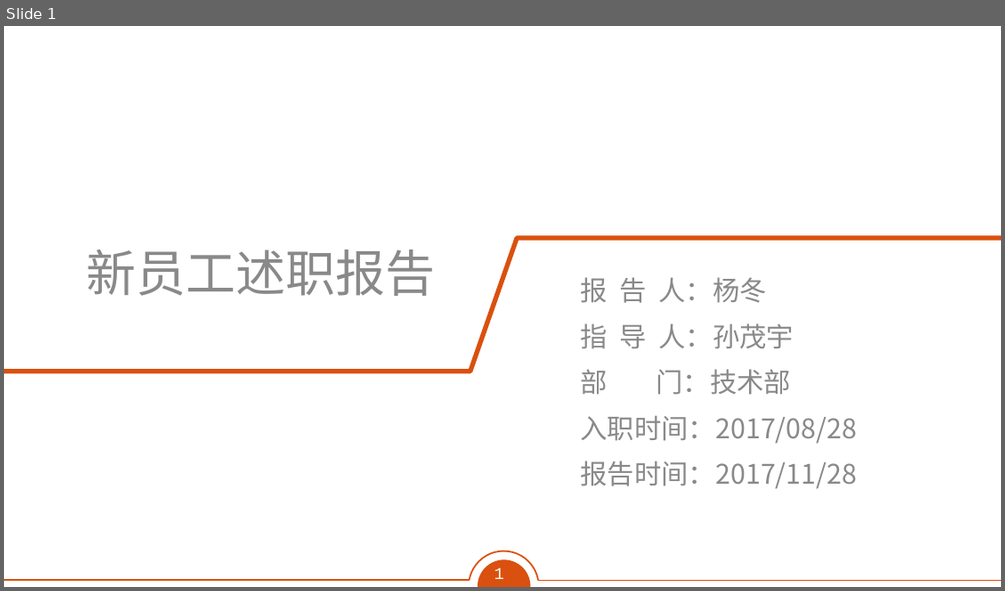
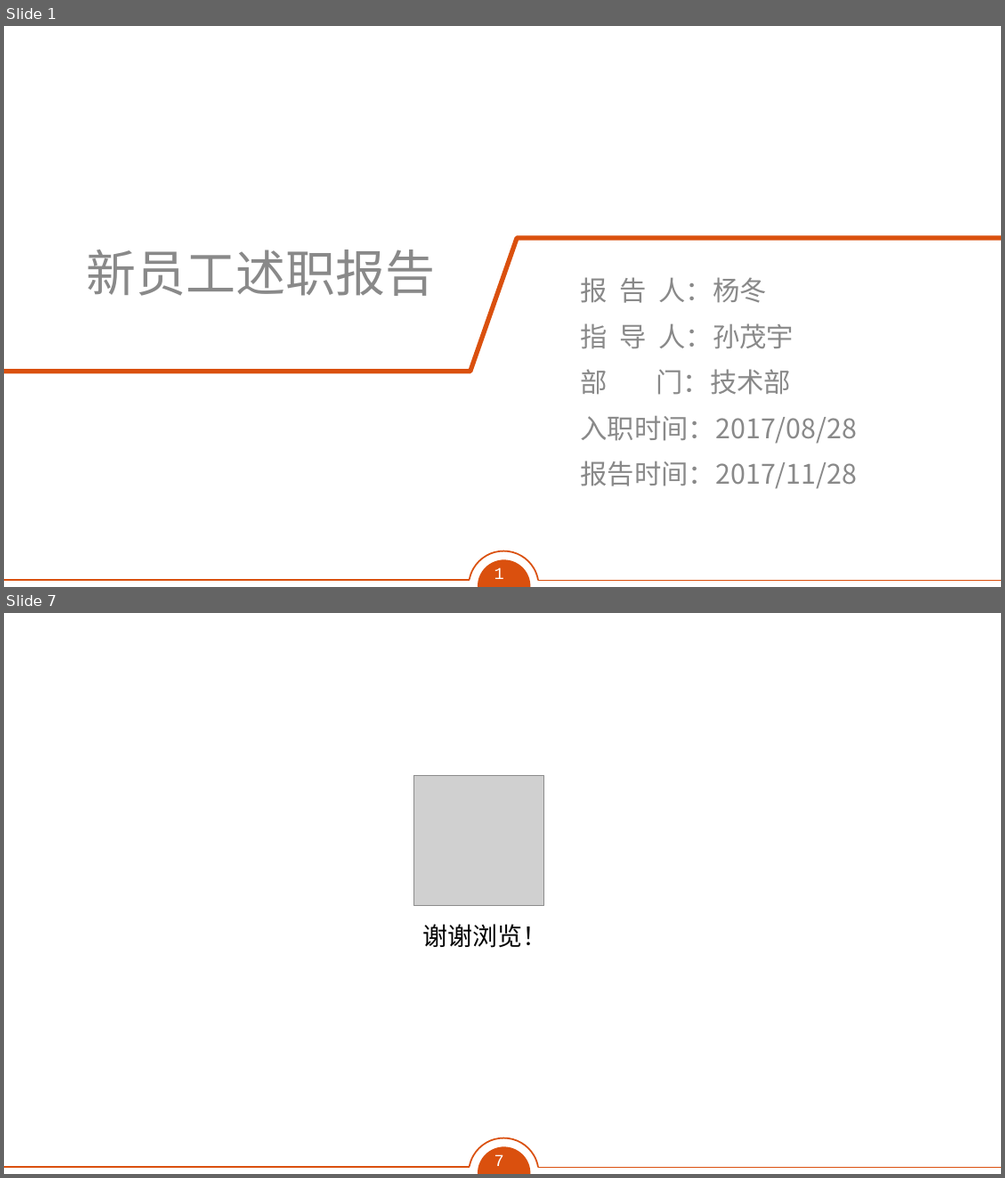
Before and after one commit to Jesse121/Study, a slide deck: 果酱-转正述职模板.pptx. Shown one above the other, each under a label of ours: slide 1 before the commit, slides 1 and 7 after it; the slides between them are not shown. The pictures are 1005x591 and 1005x1178 pixels, drawn with LibreOffice and Linux fonts; fonts in the diff are those of the drawing; grey boxes stand for pictures; background and template pictures are left out. Boxes give left, top, right and bottom in pixels: in the first picture for what was removed or moved away, otherwise in the second. Text is boxed around its words. In the diff, an @@ line names an element or a change of style, - is before the commit and + after.

```diff
--- a/果酱-转正述职模板.pptx
+++ b/果酱-转正述职模板.pptx
@@ slide 7 added at (4, 613, 1001, 1174), background #FFFFFF; not listed: 5 template elements that a slide beside it also shows @@
@@ picture added at (414, 776, 544, 906) @@
@@ text added at (422, 924, 547, 948), 24 pt, text #000000 @@
+谢谢浏览！
```
Also in this commit, not shown: 5 other slides added, 5 slides removed, 3 other files.
